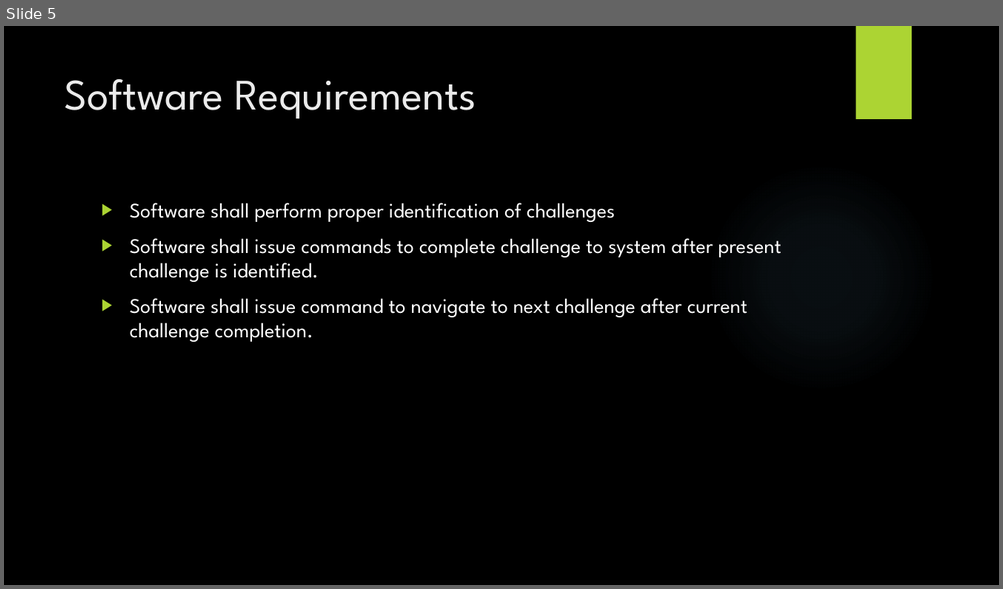
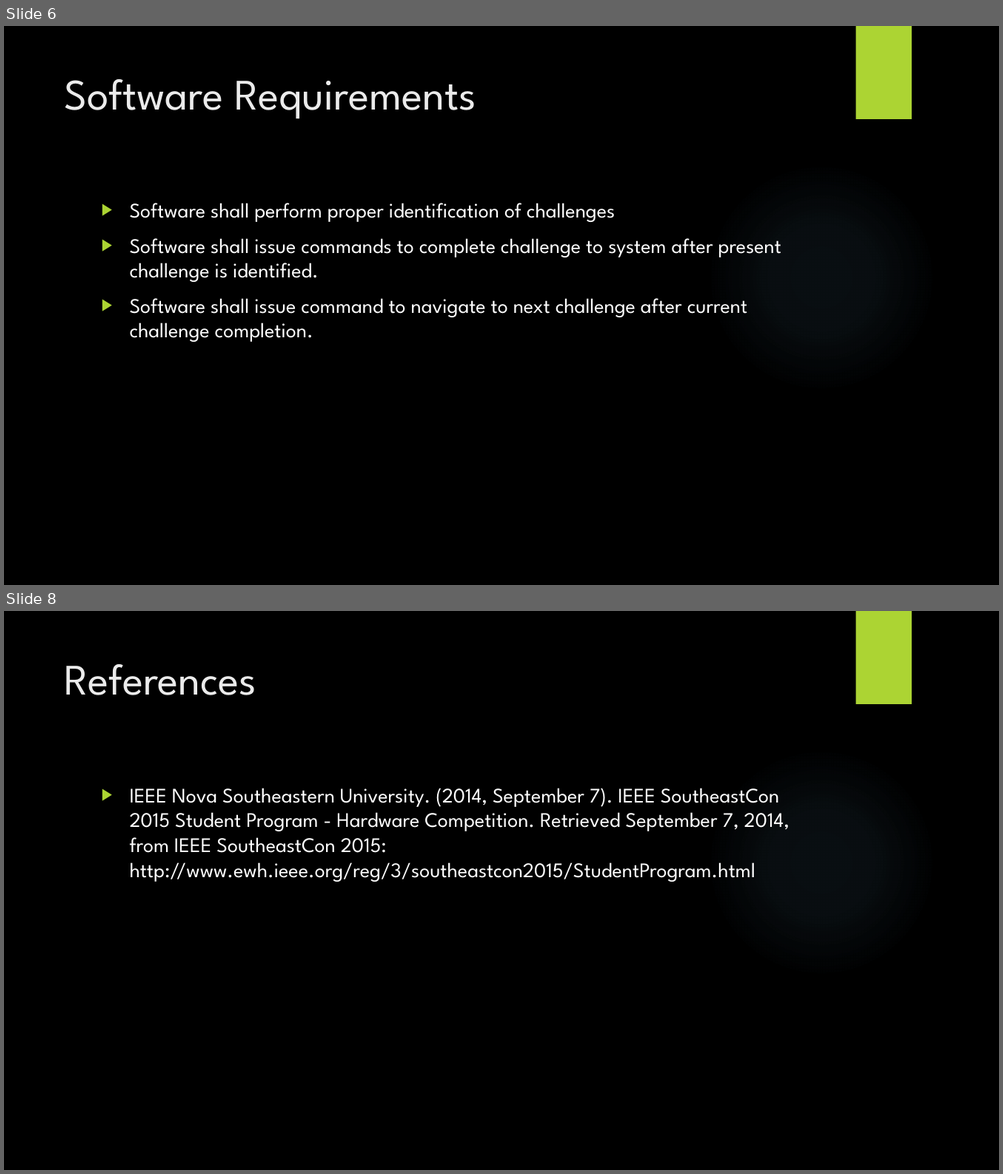
Before and after one commit to powellb1/CapStone, a slide deck: Documentation/Class Presentations/Requirements Presentation.pptx. Shown one above the other, each under a label of ours: slide 5 before the commit, slides 6 and 8 after it; the slides between them are not shown. The pictures are 1003x589 and 1003x1174 pixels, drawn with LibreOffice and Linux fonts; fonts in the diff are those of the drawing; background and template pictures are left out. Boxes give left, top, right and bottom in pixels: in the first picture for what was removed or moved away, otherwise in the second. Text is boxed around its words. In the diff, an @@ line names an element or a change of style, - is before the commit and + after.

Commit message:
Req. Presentation Update
Tweaks to Req. Presentation including adding a reference and outline
slide.

```diff
--- a/Documentation/Class Presentations/Requirements Presentation.pptx
+++ b/Documentation/Class Presentations/Requirements Presentation.pptx
@@ slide 8 added at (4,611,999,1170), background picture (left out); not listed: 2 template elements that a slide beside it also shows @@
@@ title added at (64,664,256,695), 42 pt, text #EBEBEB @@
+References
@@ text added at (130,788,789,882), 20 pt, text #FFFFFF @@
+▶ IEEE Nova Southeastern University. (2014, September 7). IEEE SoutheastCon 2015 Student Program - Hardware Competition. Retrieved September 7, 2014, from IEEE SoutheastCon 2015: http://www.ewh.ieee.org/reg/3/southeastcon2015/StudentProgram.html
@@ what was slide 5 is now slide 6 @@
```
Also in this commit, not shown: 1 slide changed, 1 other slide added.
